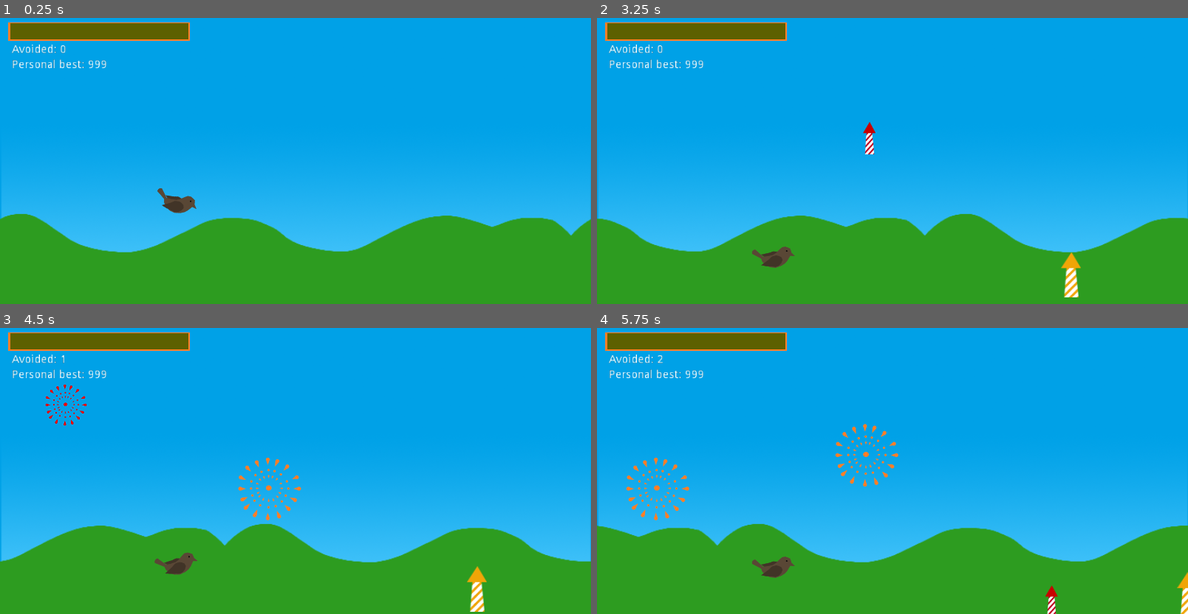
Above: before the commit, frames 1-4 (two rows, left to right).
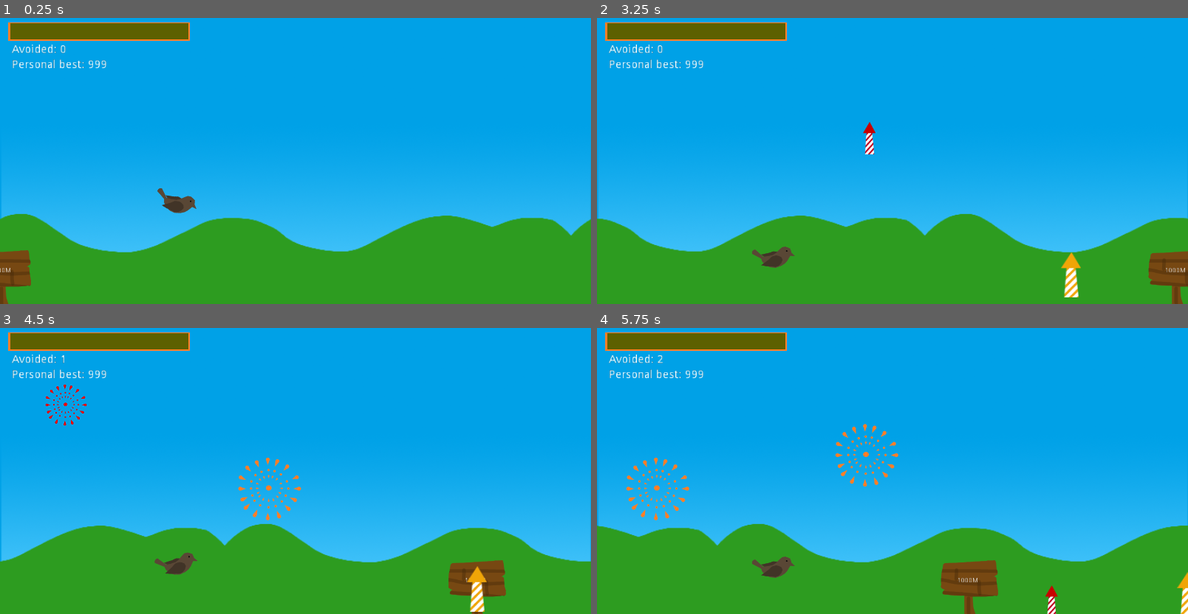
Above: after the commit, the same moments.

Repository: cuadrakev/Mint-Griffon-Game
Game: Godot game, scene res://scenes/Game.tscn
The game is run twice, just before and just after one commit, with the same random seed, the same clock (stepped at 60 frames per second) and the same inputs.
Inputs (mouse positions are in pixels of both pictures, inside the frame that each line leads up to):
- Up to frame 1 (0.25 s): no input
- Up to frame 2 (3.25 s): move the mouse to (1022, 146) at 0.52 s; click (1022, 146) at 0.67 s; move the mouse to (774, 175) at 1.27 s; click (774, 175) at 1.42 s; move the mouse to (951, 98) at 2.02 s; click (951, 98) at 2.17 s; move the mouse to (862, 218) at 2.77 s; click (862, 218) at 2.92 s
- Up to frame 3 (4.5 s): move the mouse to (472, 513) at 3.52 s; click (472, 513) at 3.67 s; move the mouse to (118, 428) at 4.27 s; click (118, 428) at 4.42 s
- Up to frame 4 (5.75 s): move the mouse to (922, 471) at 5.02 s; click (922, 471) at 5.17 s

The runs differ from the first frame. In frame 1, 0.7% of the frame differs, in the area x 0-6%, y 81-100%; in frame 2, 0.9%; in frame 3, 1.0%; in frame 4, 1.2%, in the area x 58-68%, y 81-100%.

Commit message:
distance sign WIP

Diff:
--- /dev/null
+++ b/objects/DistanceSign.tscn
@@ -0,0 +1,15 @@
+[gd_scene load_steps=3 format=2]
+
+[ext_resource path="res://sprites/DistanceSign.png" type="Texture" id=1]
+[ext_resource path="res://scripts/DistanceSign.gd" type="Script" id=2]
+
+[node name="DistanceSign" type="Sprite"]
+texture = ExtResource( 1 )
+script = ExtResource( 2 )
+
+[node name="Label" type="Label" parent="."]
+margin_left = -26.0
+margin_top = -20.0
+margin_right = 38.0
+margin_bottom = 1.0
+text = "1000M"
--- a/project.godot
+++ b/project.godot
@@ -18,10 +18,16 @@
 "class": "BirdPlayer",
 "language": "GDScript",
 "path": "res://scripts/Player.gd"
+}, {
+"base": "Sprite",
+"class": "DistanceSign",
+"language": "GDScript",
+"path": "res://scripts/DistanceSign.gd"
 } ]
 _global_script_class_icons={
 "BackgroundScroller": "",
-"BirdPlayer": ""
+"BirdPlayer": "",
+"DistanceSign": ""
 }
 
 [application]
--- a/scenes/Game.tscn
+++ b/scenes/Game.tscn
@@ -6,6 +6,7 @@
 [ext_resource path="res://sprites/background/bg1.png" type="Texture" id=4]
 [ext_resource path="res://objects/GameBackground.tscn" type="PackedScene" id=5]
 [ext_resource path="res://sprites/background/bg_seam2_1.png" type="Texture" id=6]
+[ext_resource path="res://objects/DistanceSign.tscn" type="PackedScene" id=7]
 [ext_resource path="res://sprites/background/bg_seam.png" type="Texture" id=8]
 [ext_resource path="res://sprites/background/bgVer2.png" type="Texture" id=9]
 [ext_resource path="res://scripts/Avoided.gd" type="Script" id=11]
@@ -65,3 +66,7 @@
 [node name="BirdPlayer" parent="." instance=ExtResource( 2 )]
 position = Vector2( 221, 186 )
 scale = Vector2( 0.5, 0.5 )
+
+[node name="DistanceSign" parent="." instance=ExtResource( 7 )]
+position = Vector2( 3, 326 )
+scale = Vector2( 0.6, 0.6 )
--- /dev/null
+++ b/scripts/DistanceSign.gd
@@ -0,0 +1,23 @@
+class_name DistanceSign
+extends Sprite
+
+var currentDistance = 0
+var distanceMultiplyer = 100
+var nextTriggerDistance = 500
+var isVisible = false
+onready var screenWidth = get_viewport_rect().size.x
+
+
+func _process(delta):
+	self.currentDistance += self.distanceMultiplyer * delta * get_node("/root/Scene").speedMult
+
+	if not self.isVisible:
+		if self.currentDistance + screenWidth / 4.0 >= nextTriggerDistance:
+			self.position.x = screenWidth
+			self.isVisible = true
+	else:
+		self.position.x -= self.distanceMultiplyer * delta * get_node("/root/Scene").speedMult
+		if self.position.x < 0:
+			self.isVisible = false
+			self.nextTriggerDistance += 500
+			$Label.text = String(self.nextTriggerDistance) + "M"
Not shown: 1 places in scenes/Game.tscn that only renumber resources
Binary file added: sprites/DistanceSign.png
